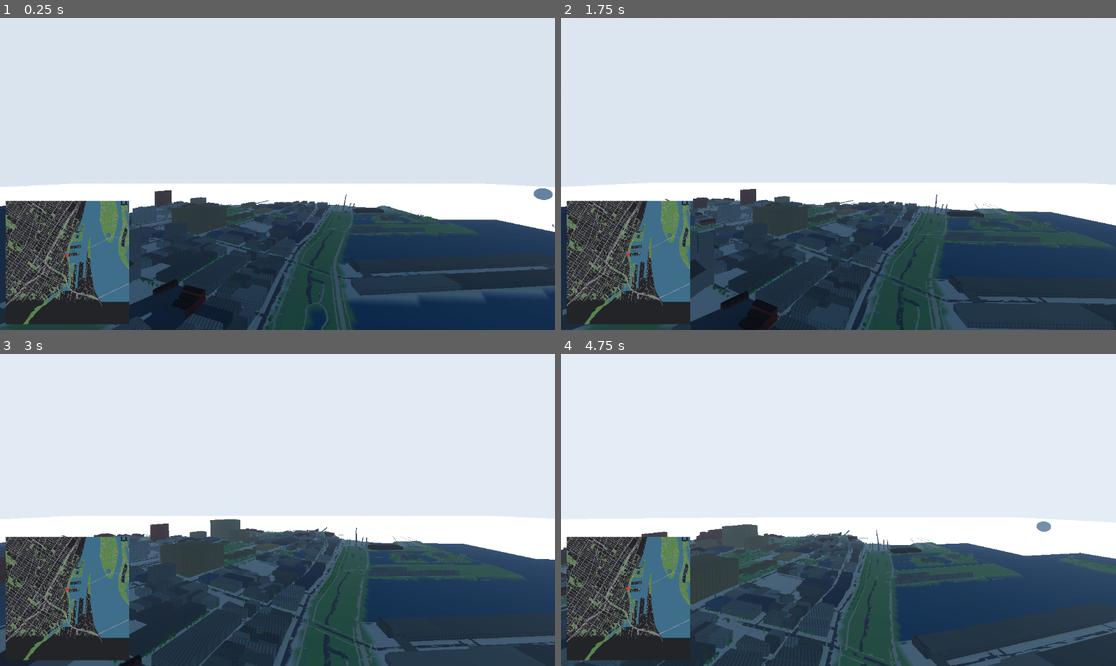
Above: before the commit, frames 1-4 (two rows, left to right).
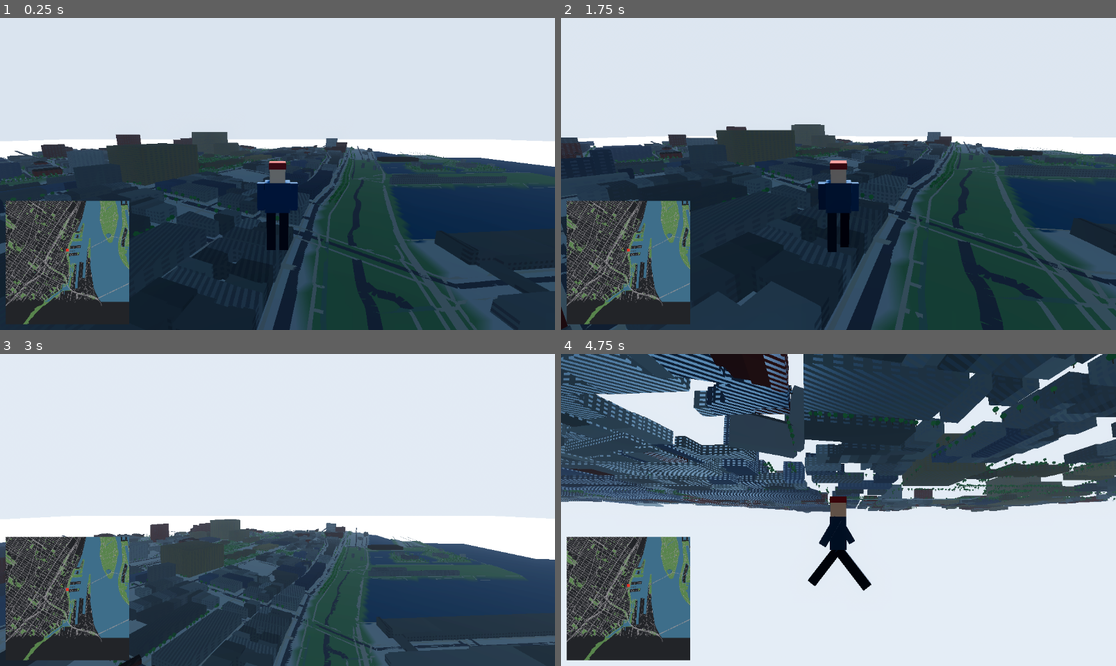
Above: after the commit, the same moments.

Repository: Aymanbalaa/grand-theft-poutine
Game: Godot game, scene res://scenes/main.tscn
Same seed, same stepped clock (60 frames per second), same inputs: the game is played once before the commit and once after it.
Inputs (mouse positions are in pixels of both pictures, inside the frame that each line leads up to):
- Up to frame 1 (0.25 s): no input
- Up to frame 2 (1.75 s): move the mouse to (866, 174) at 0.52 s; hold F (toggle_fly, bound only after the commit) 0.53-1.28 s; hold W (move_forward, bound only after the commit) from 0.53 s (still down); tap Space (jump, bound only after the commit) at 0.77, 1.52 s; move the mouse to (810, 174) at 1.27 s; tap Shift (sprint, bound only after the commit) at 1.35 s; tap F (toggle_fly, bound only after the commit) at 1.55 s
- Up to frame 3 (3 s): keep holding W (move_forward, bound only after the commit); move the mouse to (288, 503) at 2.02 s; hold F (toggle_fly, bound only after the commit) 2.03-2.78 s; move the mouse to (271, 516) at 2.77 s; tap T at 2.85 s
- Up to frame 4 (4.75 s): tap Space (jump, bound only after the commit) at 3.02, 3.77, 4.52 s; tap F (toggle_fly, bound only after the commit) at 3.05, 3.8, 4.55 s; move the mouse to (877, 513) at 3.52 s; hold E 3.53-4.28 s; tap Escape (ui_cancel) at 4.15 s; move the mouse to (672, 463) at 4.27 s; release W (move_forward, bound only after the commit) at 4.28 s; hold A (move_left, bound only after the commit) from 4.28 s (still down); tap Q at 4.35 s; click (672, 463) at 4.42 s

The runs differ from the first frame. In frame 1, 36% of the frame differs, in the area x 0-100%, y 36-100%; in frame 2, 37%; in frame 3, 0.5%; in frame 4, 82%, in the area x 0-100%, y 0-100%.

Commit message:
game: third-person camera, metadata spawn, fly-cam debug toggle

Diff:
--- a/game/scenes/main.tscn
+++ b/game/scenes/main.tscn
@@ -1,10 +1,12 @@
-[gd_scene load_steps=11 format=3]
+[gd_scene load_steps=13 format=3]
 
 [ext_resource type="Script" path="res://scripts/fly_camera.gd" id="1"]
 [ext_resource type="Script" path="res://scripts/tile_loader.gd" id="2"]
 [ext_resource type="Script" path="res://scripts/day_night.gd" id="3"]
 [ext_resource type="Script" path="res://scripts/minimap.gd" id="4"]
 [ext_resource type="Texture2D" path="res://world/minimap.png" id="5"]
+[ext_resource type="Script" path="res://scripts/main.gd" id="6"]
+[ext_resource type="PackedScene" path="res://scenes/player.tscn" id="7"]
 
 [sub_resource type="ProceduralSkyMaterial" id="sky_mat"]
 sky_top_color = Color(0.35, 0.55, 0.8, 1)
@@ -40,6 +42,7 @@
 size = Vector2(8000, 8000)
 
 [node name="Main" type="Node3D"]
+script = ExtResource("6")
 
 [node name="WorldEnvironment" type="WorldEnvironment" parent="."]
 environment = SubResource("env1")
@@ -79,3 +82,5 @@
 offset_right = 6.0
 offset_bottom = 6.0
 color = Color(0.9, 0.2, 0.15, 1)
+
+[node name="Player" parent="." instance=ExtResource("7")]
--- a/game/scenes/player.tscn
+++ b/game/scenes/player.tscn
@@ -1,7 +1,8 @@
-[gd_scene load_steps=4 format=3]
+[gd_scene load_steps=5 format=3]
 
 [ext_resource type="Script" path="res://scripts/player.gd" id="1"]
 [ext_resource type="Script" path="res://scripts/character_visual.gd" id="2"]
+[ext_resource type="Script" path="res://scripts/third_person_camera.gd" id="3"]
 
 [sub_resource type="CapsuleShape3D" id="cap"]
 radius = 0.4
@@ -16,3 +17,13 @@
 
 [node name="Visual" type="Node3D" parent="."]
 script = ExtResource("2")
+
+[node name="CamPivot" type="Node3D" parent="."]
+transform = Transform3D(1, 0, 0, 0, 1, 0, 0, 0, 1, 0, 1.6, 0)
+script = ExtResource("3")
+
+[node name="SpringArm3D" type="SpringArm3D" parent="CamPivot"]
+spring_length = 4.0
+
+[node name="PlayerCamera" type="Camera3D" parent="CamPivot/SpringArm3D"]
+far = 4000.0
--- /dev/null
+++ b/game/scripts/main.gd
@@ -0,0 +1,25 @@
+extends Node3D
+# Root wiring: spawn the player from metadata, own the fly/player camera toggle.
+
+@onready var _player = $Player
+@onready var _fly_cam := $Camera as Camera3D
+
+func _ready() -> void:
+	var f := FileAccess.open("res://world/city_metadata.json", FileAccess.READ)
+	var sx := 0.0
+	var sz := 0.0
+	if f != null:
+		var meta: Variant = JSON.parse_string(f.get_as_text())
+		if typeof(meta) == TYPE_DICTIONARY and meta.has("spawn"):
+			sx = meta["spawn"]["x"]
+			sz = meta["spawn"]["z"]
+	_player.global_position = Vector3(sx, 80.0, sz)
+	(_player.get_node("CamPivot/SpringArm3D/PlayerCamera") as Camera3D).current = true
+
+func _unhandled_input(event: InputEvent) -> void:
+	if event.is_action_pressed("toggle_fly"):
+		var pc := _player.get_node("CamPivot/SpringArm3D/PlayerCamera") as Camera3D
+		if pc.current:
+			_fly_cam.current = true
+		else:
+			pc.current = true
--- /dev/null
+++ b/game/scripts/third_person_camera.gd
@@ -0,0 +1,26 @@
+extends Node3D
+# Mouse-orbit rig: yaw on this pivot, pitch clamped; Esc releases the mouse.
+
+@export var sensitivity := 0.003
+
+var _yaw := 0.0
+var _pitch := -0.2
+@onready var _player = get_parent()
+
+func _ready() -> void:
+	Input.mouse_mode = Input.MOUSE_MODE_CAPTURED
+
+func _unhandled_input(event: InputEvent) -> void:
+	if event is InputEventMouseMotion and Input.mouse_mode == Input.MOUSE_MODE_CAPTURED:
+		_yaw -= event.relative.x * sensitivity
+		_pitch = clampf(_pitch - event.relative.y * sensitivity, -1.2, 0.5)
+	elif event.is_action_pressed("ui_cancel"):
+		Input.mouse_mode = Input.MOUSE_MODE_VISIBLE
+	elif event is InputEventMouseButton and event.pressed \
+			and Input.mouse_mode != Input.MOUSE_MODE_CAPTURED:
+		Input.mouse_mode = Input.MOUSE_MODE_CAPTURED
+
+func _process(_delta: float) -> void:
+	rotation = Vector3(_pitch, _yaw, 0.0)
+	if _player != null:
+		_player.cam_yaw = _yaw
--- a/game/tests/smoke_test.gd
+++ b/game/tests/smoke_test.gd
@@ -25,16 +25,18 @@
 		push_error("FAIL: Camera3D node named 'Camera' missing from main scene")
 		quit(1)
 		return
-	var player_scene: PackedScene = load("res://scenes/player.tscn")
-	if player_scene == null:
-		push_error("FAIL: player.tscn did not load")
+	var player := root.get_node_or_null("Player")
+	if player == null:
+		push_error("FAIL: Player missing from main scene")
 		quit(1)
 		return
-	var player = player_scene.instantiate()
-	get_root().add_child(player)
-	await process_frame
 	if not InputMap.has_action("move_forward") or not InputMap.has_action("toggle_fly"):
 		push_error("FAIL: player input actions not registered")
+		quit(1)
+		return
+	var pcam := player.get_node("CamPivot/SpringArm3D/PlayerCamera") as Camera3D
+	if pcam == null or not pcam.current:
+		push_error("FAIL: player camera missing or not current")
 		quit(1)
 		return
 	print("PLAYER OK")
